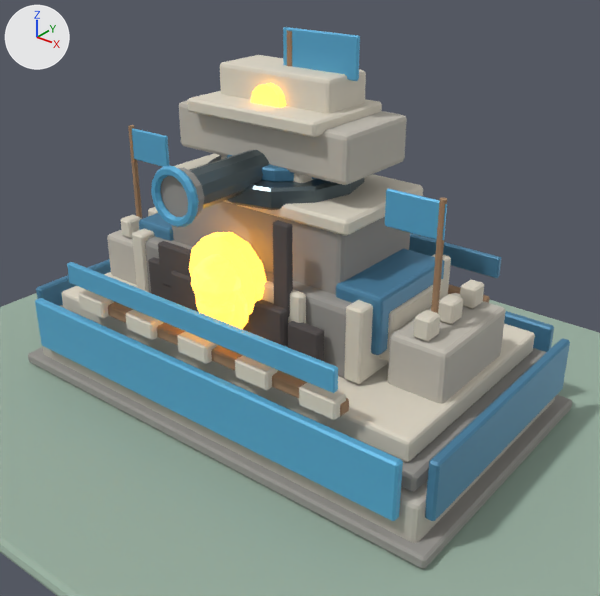
An edit to the Blender file art_source/cardfront_3d/Cardfront_HQ_Master.blend, drawn before and after from the same camera.
Both versions are drawn from a 50 mm lens placed at (6.22, -7.5, 6.04), pointed at (0.41, -0.23, 1.53). The axes (+X, +Y, +Z) are drawn at upper left. The lights are the same throughout. The first picture is the older version.

Names of what the first picture shows: 'Balanced_CommandCrest', 'Balanced_Shoulder_R', 'Base_Main', 'Base_Skirt', 'Base_Top', 'Castle_CommandCrown', 'Castle_Shoulder_R', 'CoreCover', 'CoreExposed', 'Core_UpperHousing', 'FactionPanel_Front', 'FactionPanel_Right', 'FactionTrim_Front', 'Preview_Ground' and 45 more.
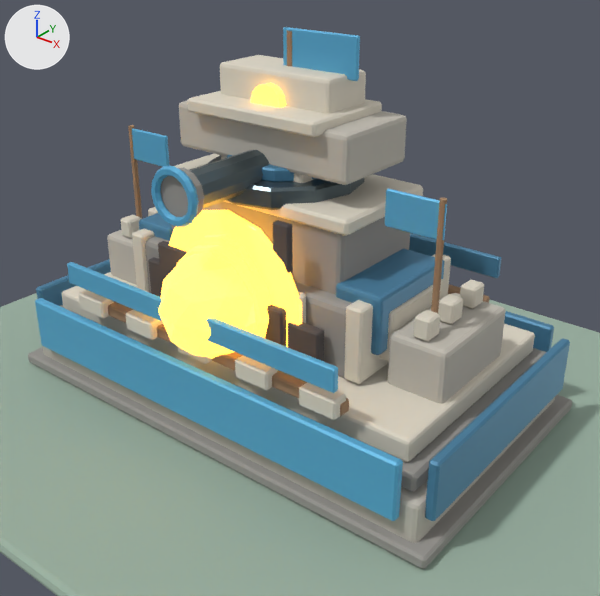
What differs and where, as boxes [x1, y1, x2, y2] in the pictures (600 x 596 px):
'CoreExposed', moved, rescaled: before [196, 299, 235, 324]; after [158, 253, 256, 359]
'CoreHalo', added: after [169, 210, 302, 347]
'CoreCover', reshaped: before [195, 290, 249, 329]; after [176, 245, 271, 338]
'Core_Emitter', unchanged, covered by the edit: before [189, 232, 267, 315]; after [194, 235, 257, 273]
'Damage_03', unchanged, covered by the edit: before [171, 271, 288, 347]; after [265, 305, 286, 346]
'Core_Glow', unchanged, covered by the edit: before [191, 254, 241, 306]

What the commit changed:
me_cylinder_003 is used by ob_corecover; parent ob_damage; location (0.0, -1.1, 1.72); rotation (1.571, 0.0, 0.0), in degrees (90, 0, 0).
me_cylinder_003 had 60 vertices, 62 faces and spanned x -0.399..0.399, y -0.414..0.414, z -0.15..0.15.
me_cylinder_003 now has 56 vertices, 50 faces and spans x -0.712..0.712, y -0.712..0.712, z -0.22..0.22.
me_cylinder_003 part 1: the whole mesh is rebuilt.
me_icosphere_001 is used by ob_coreexposed; parent ob_damage; location (0.0, -1.22, 1.72).
me_icosphere_001 had 42 vertices, 80 faces and spanned x -0.266..0.266, y -0.28..0.28, z -0.28..0.28.
me_icosphere_001 now has 42 vertices, 80 faces and spans x -0.647..0.647, y -0.68..0.68, z -0.68..0.68.
me_icosphere_001 part 2: the whole mesh is scaled about its middle by 2.43.
Mesh me_cylinder_004_1 is new.
It has 56 vertices, 44 faces and spans x -1.07..1.07, y -1.1..1.1, z -0.04..0.04.
It uses material mat_mat_core (orange #ffc559, glowing orange #ffb845).
Object 'CoreExposed' (ob_coreexposed) moves from (0.0, -1.22, 1.72) to (0.0, -1.28, 1.72).
Object 'CoreHalo' (ob_corehalo) is new; it shows me_cylinder_004_1.
Its parent is ob_damage.
Its location is (0.0, -1.05, 1.72).
Its rotation in degrees is (90, 0, 0).
